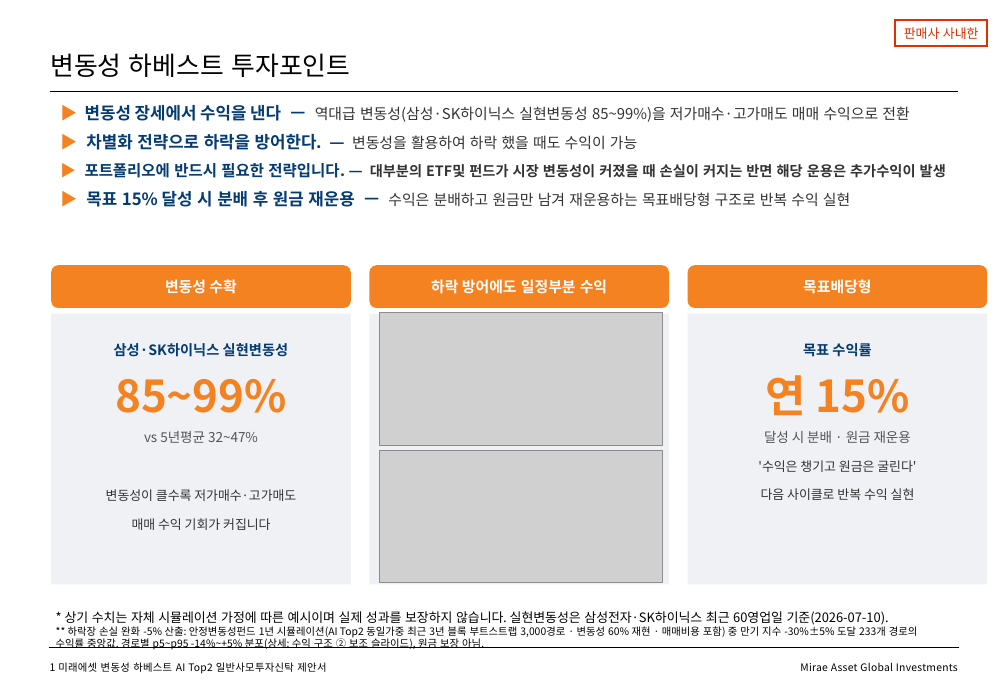
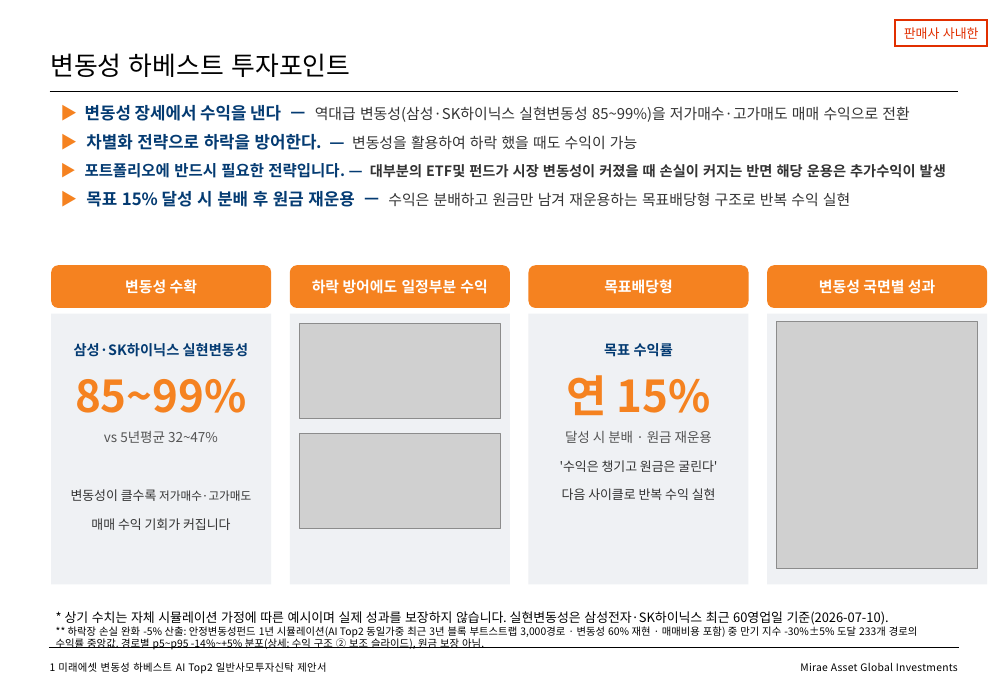
Before and after one commit to gamer383-bit/Volatility-Fund, a slide deck: slide 2 of 제안서/변동성하베스트_AITop2_제안서_v2_20260727.pptx. Drawn at 1008x698 pixels with LibreOffice and Linux fonts; fonts in the diff are those of the drawing; grey boxes stand for pictures. Boxes give left, top, right and bottom in pixels: in the first picture for what was removed or moved away, otherwise in the second. Text is boxed around its words. In the diff, an @@ line names an element or a change of style, - is before the commit and + after.

```diff
--- a/제안서/변동성하베스트_AITop2_제안서_v2_20260727.pptx
+++ b/제안서/변동성하베스트_AITop2_제안서_v2_20260727.pptx
@@ rounded rectangle "변동성 수확": place and size @@
-rounded rectangle "변동성 수확" at [51, 265, 351, 308]
+rounded rectangle "변동성 수확" at [51, 265, 272, 308]
@@ rounded rectangle "하락 방어에도 일정부분 수익": place and size @@
-rounded rectangle "하락 방어에도 일정부분 수익" at [370, 265, 669, 308]
+rounded rectangle "하락 방어에도 일정부분 수익" at [290, 265, 511, 308]
@@ rounded rectangle "목표배당형": place and size @@
-rounded rectangle "목표배당형" at [688, 265, 988, 308]
+rounded rectangle "목표배당형" at [529, 265, 749, 308]
@@ rounded rectangle added at [767, 265, 988, 308], fill #F58220, 11.5 pt, text #FFFFFF, bold @@
+변동성 국면별 성과
@@ rectangle: place and size @@
-rectangle at [51, 314, 351, 585]
+rectangle at [51, 314, 272, 585]
@@ rectangle: place and size @@
-rectangle at [370, 314, 669, 585]
+rectangle at [290, 314, 511, 585]
@@ picture: place and size @@
-picture at [380, 313, 663, 445]
+picture at [299, 324, 501, 418]
@@ rectangle added at [529, 314, 749, 585], fill #EFF1F4 @@
@@ rectangle: place and size @@
-rectangle at [688, 314, 988, 585]
+rectangle at [767, 314, 988, 585]
@@ picture added at [777, 322, 979, 569] @@
@@ text "목표 수익률": place and size @@
-text "목표 수익률" at [758, 343, 916, 500]
+text "목표 수익률" at [560, 343, 717, 500]
@@ picture: place and size @@
-picture at [380, 450, 663, 584]
+picture at [299, 434, 501, 529]
@@ text at [71, 489, 251, 530]: size 10 to 9 pt in "저가매수·고가매도" @@
```
Also in this commit, not shown: 2 other files.
